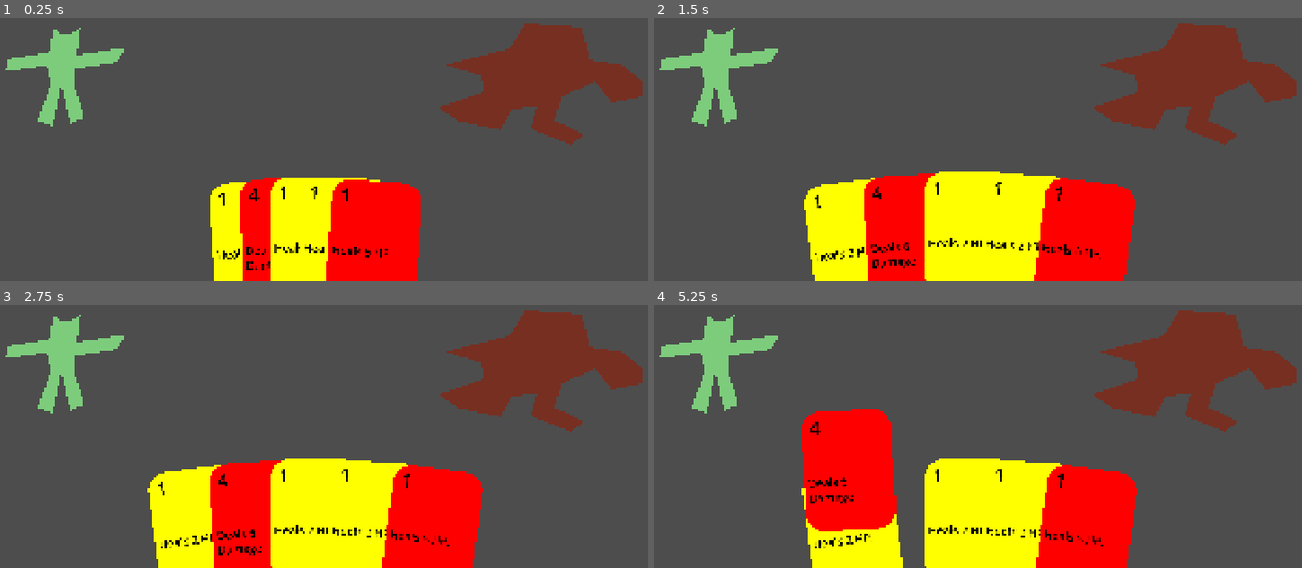
Above: before the commit, frames 1-4 (two rows, left to right).
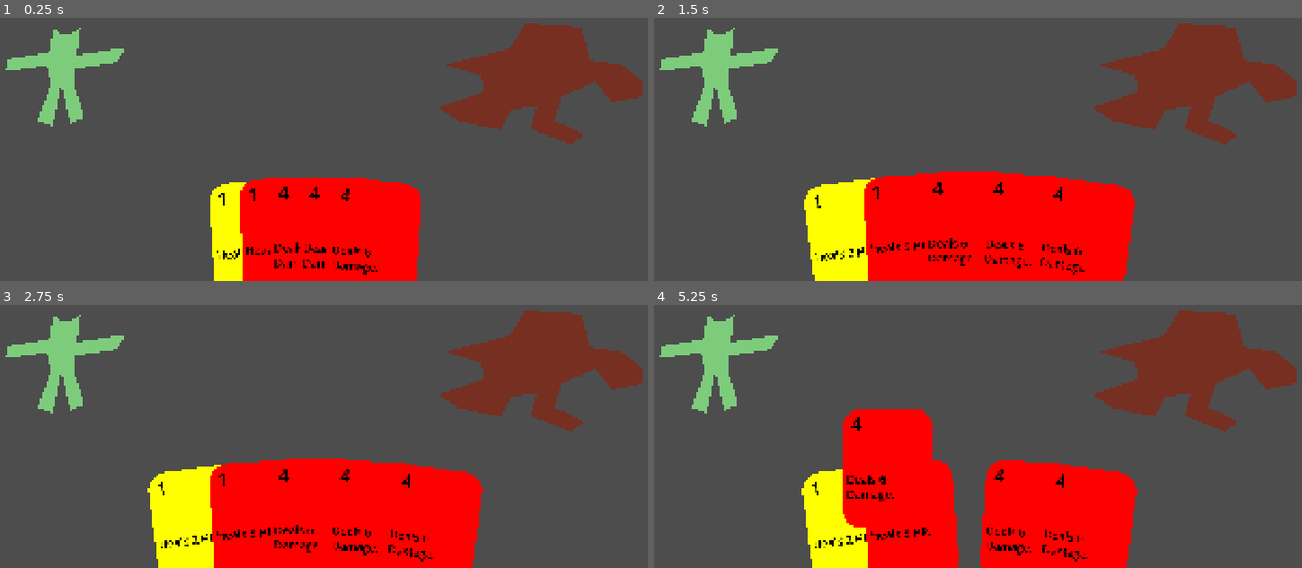
Above: after the commit, the same moments.

Repository: Winter-Aria/SouperSerious
Game: Godot game, scene res://Scenes/battle_scene.tscn
The game is run twice, just before and just after one commit, with the same random seed, the same clock (stepped at 60 frames per second) and the same inputs. This scene is started directly instead of the project's main scene.
Inputs (mouse positions are in pixels of both pictures, inside the frame that each line leads up to):
- Up to frame 1 (0.25 s): no input
- Up to frame 2 (1.5 s): click "1" at 0.5 s; click "4" at 1.25 s
- Up to frame 3 (2.75 s): click "1" at 2 s
- Up to frame 4 (5.25 s): click "4" at 2.75 s; click "1" at 3.5 s; click "4" at 4.25 s; tap Enter at 5 s; move the mouse to (725, 365) at 5.02 s

The runs differ from the first frame. In frame 1, 3.9% of the frame differs, in the area x 38-60%, y 60-100%; in frame 2, 7.8%; in frame 3, 7.9%; in frame 4, 15%, in the area x 22-70%, y 39-100%.

Commit message:
fixed double card picking glitch

Diff:
--- a/souper-serious-game-jam/Scripts/Battle_System/battle_scene.gd
+++ b/souper-serious-game-jam/Scripts/Battle_System/battle_scene.gd
@@ -10,6 +10,8 @@
 const RED_HEALER = preload("uid://don58r81pvpe5")
 const RED_DAMAGER = preload("uid://hbkgi6sj1vkc")
 const YELLOW_HEALER = preload("uid://duwt40itidqk5")
+
+
 
 @onready var card_holder: Node2D = $Card_Holder
 
@@ -32,7 +34,9 @@
 
 func _ready() -> void:
 	for i in range(5):
-		Hand.append(Draw_Pile_Cards.pick_random())
+		var drawn_card : Card = Draw_Pile_Cards.pick_random()
+		Hand.append(drawn_card)
+		Draw_Pile_Cards.erase(drawn_card)
 
 	for _card : Card in Hand:
 		var New_Visual : Card_Visual = CARD_VISUAL.instantiate()
